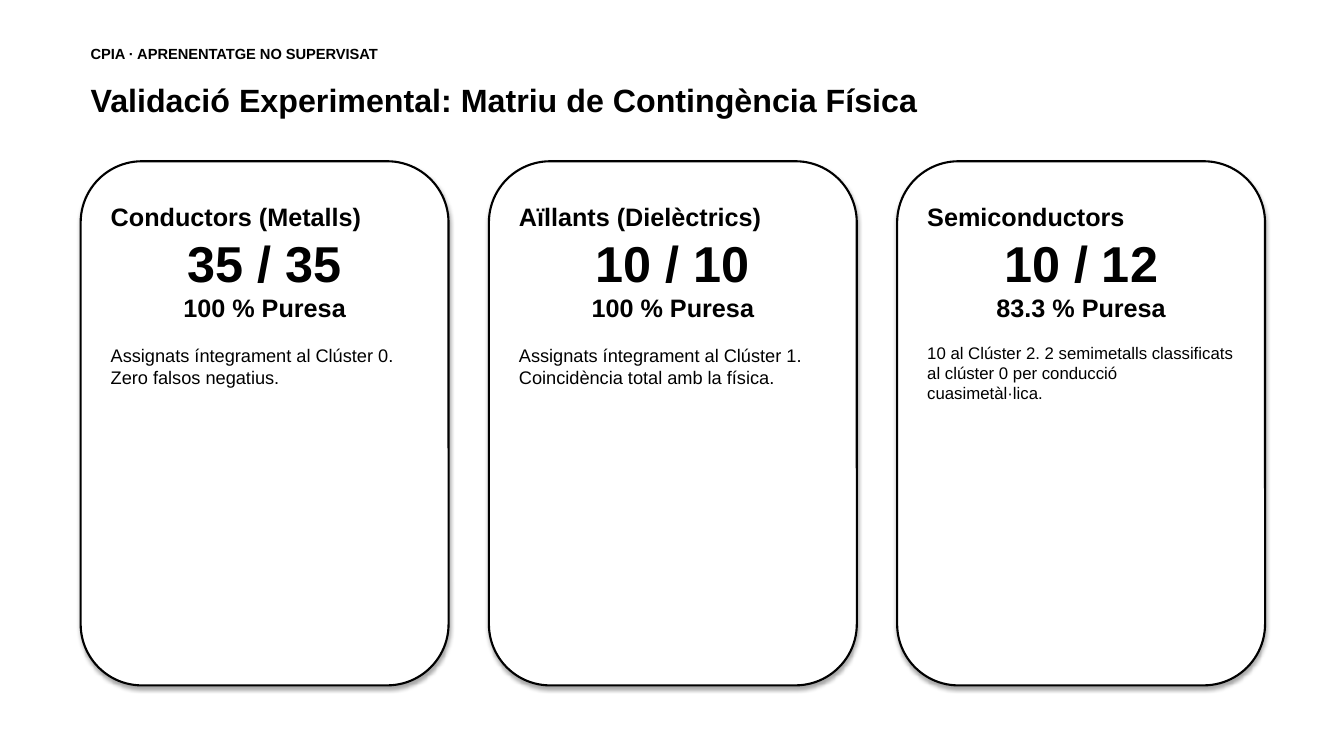
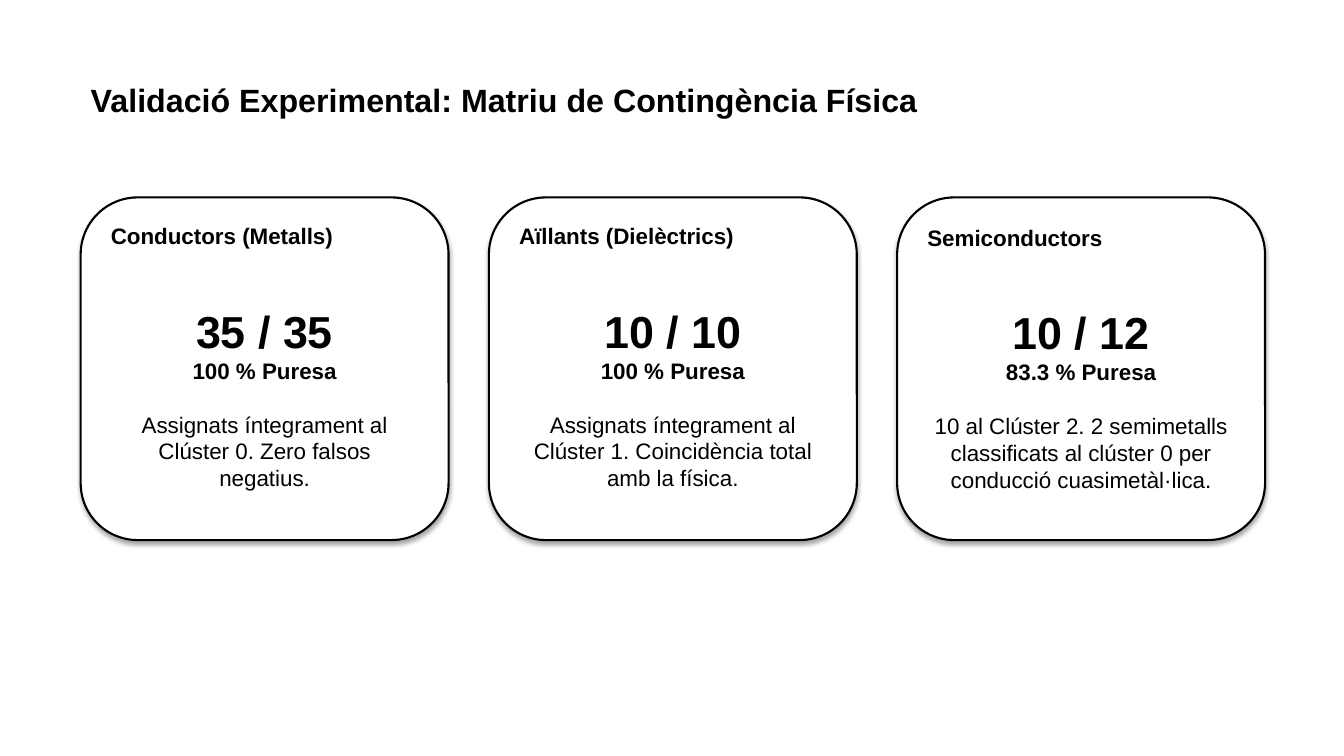
Before and after one commit to ArnauMontull/CPIA-Expo, a slide deck: slide 20 of presentacion/expo_cpia.pptx (slide 18 before the commit). Drawn at 1344x756 pixels with LibreOffice and Linux fonts; fonts in the diff are those of the drawing. Boxes give left, top, right and bottom in pixels: in the first picture for what was removed or moved away, otherwise in the second. Text is boxed around its words. In the diff, an @@ line names an element or a change of style, - is before the commit and + after.

```diff
--- a/presentacion/expo_cpia.pptx
+++ b/presentacion/expo_cpia.pptx
@@ text removed at bbox=[91, 48, 378, 59] @@
-CPIA · APRENENTATGE NO SUPERVISAT
@@ rounded rectangle: place and size @@
-rounded rectangle at bbox=[81, 161, 449, 686]
+rounded rectangle at bbox=[81, 198, 449, 540]
@@ rounded rectangle: place and size @@
-rounded rectangle at bbox=[489, 161, 857, 686]
+rounded rectangle at bbox=[489, 198, 857, 540]
@@ proportions changed in 3 elements at bbox=[81, 198, 449, 540], bbox=[489, 198, 857, 540], bbox=[897, 198, 1265, 540] @@
@@ rounded rectangle: place and size @@
-rounded rectangle at bbox=[897, 161, 1265, 686]
+rounded rectangle at bbox=[897, 198, 1265, 540]
@@ text "Conductors (Metalls)": place and size @@
-text "Conductors (Metalls)" at bbox=[111, 207, 393, 388]
+text "Conductors (Metalls)" at bbox=[111, 227, 387, 491]
@@ text "Conductors (Metalls)" at bbox=[111, 227, 387, 491]: size 18 to 16 pt in "Conductors (Metalls)", "100 % Puresa"; size 36 to 32 pt in "35 / 35"; size 13 to 16 pt in "Assignats íntegrament al Clúster 0. Zero falsos ..."; alignment left to centre @@
@@ text "Aïllants (Dielèctrics)": place and size @@
-text "Aïllants (Dielèctrics)" at bbox=[519, 207, 801, 384]
+text "Aïllants (Dielèctrics)" at bbox=[519, 227, 812, 487]
@@ text "Aïllants (Dielèctrics)" at bbox=[519, 227, 812, 487]: size 18 to 16 pt in "Aïllants (Dielèctrics)", "100 % Puresa"; size 36 to 32 pt in "10 / 10"; size 13 to 16 pt in "Assignats íntegrament al Clúster 1. Coincidència total ..."; alignment left to centre @@
@@ text "Semiconductors": place and size @@
-text "Semiconductors" at bbox=[927, 207, 1233, 399]
+text "Semiconductors" at bbox=[935, 317, 1227, 489]
@@ text "Semiconductors" at bbox=[935, 317, 1227, 489]: size 18 to 16 pt in "Semiconductors", "83.3 % Puresa"; size 36 to 32 pt in "10 / 12"; size 12 to 16 pt in "10 al Clúster 2. 2 semimetalls classificats ..."; alignment left to centre; vertical alignment top to middle @@
```
Also in this commit, not shown: 7 other slides changed, 2 slides added, 4 other files.
